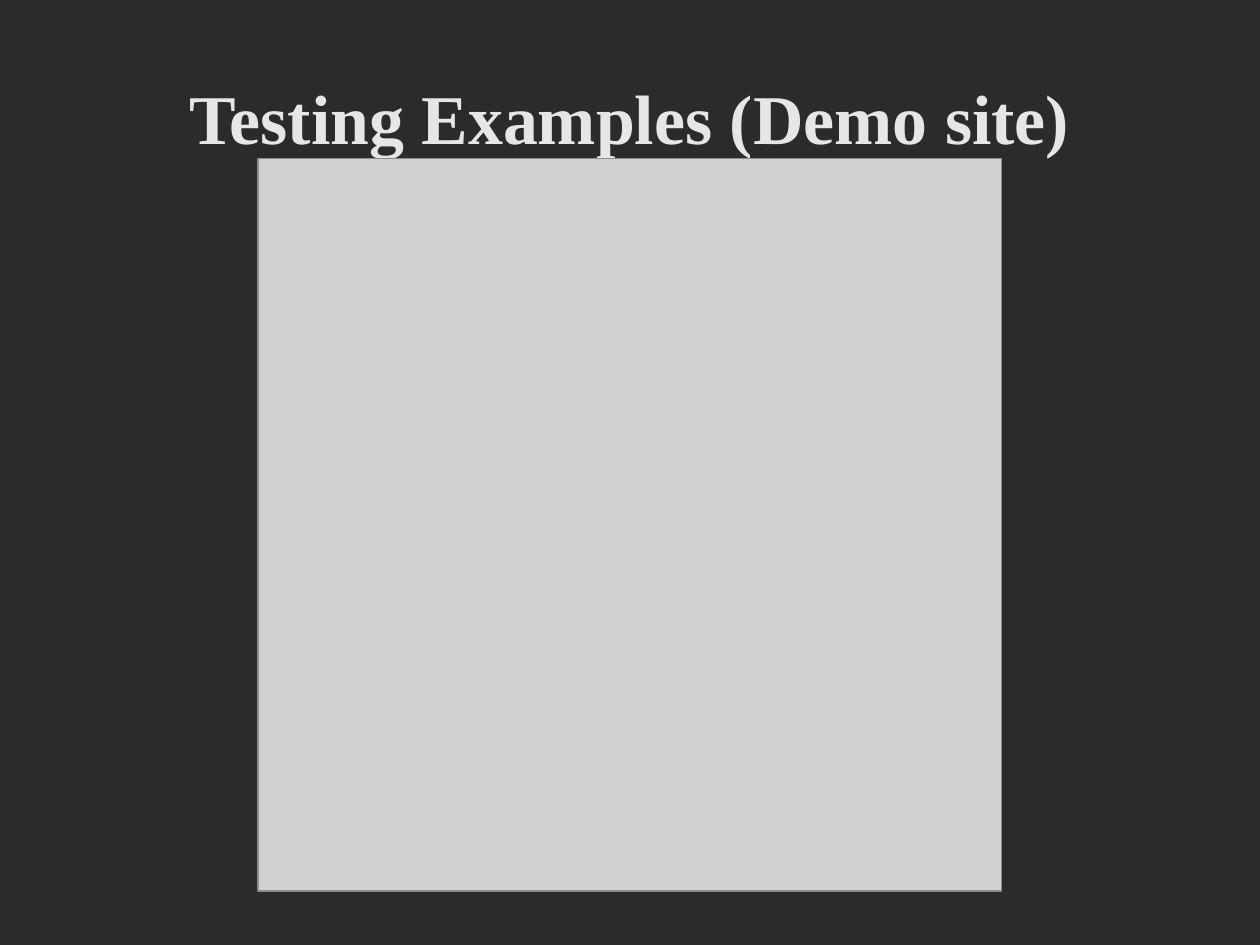
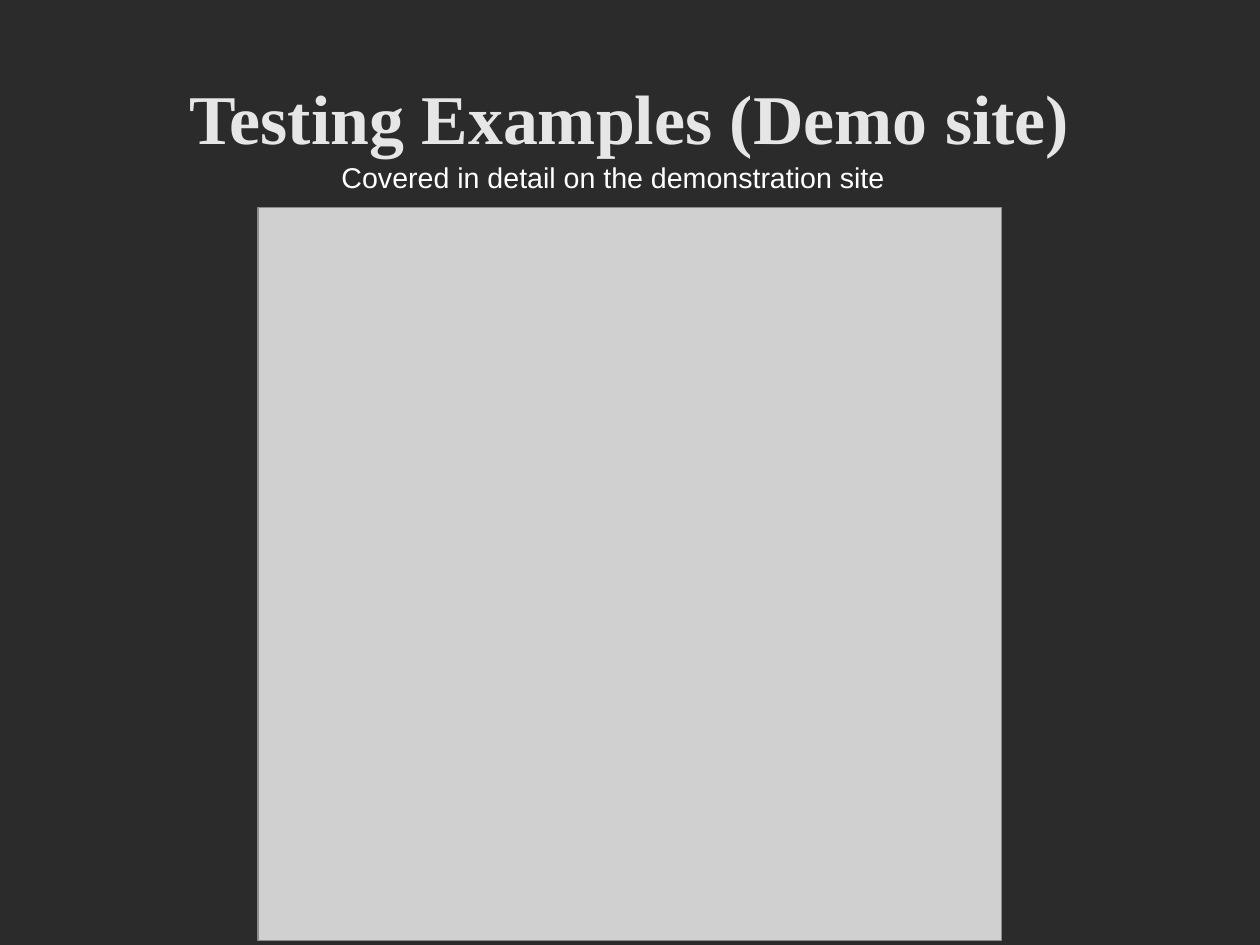
Before and after one commit to dfanica/onesite-unit-test-demo, a slide deck: slide 11 of public/files/presentation.odp (slide 10 before the commit). Drawn at 1260x945 pixels with LibreOffice and Linux fonts; fonts in the diff are those of the drawing; grey boxes stand for pictures; background and template pictures are left out; a plain dark background stands for a picture behind light text. Boxes give left, top, right and bottom in pixels: in the first picture for what was removed or moved away, otherwise in the second. Text is boxed around its words. In the diff, an @@ line names an element or a change of style, - is before the commit and + after.

```diff
--- a/public/files/presentation.odp
+++ b/public/files/presentation.odp
@@ text added at bbox=[341, 167, 884, 189], 18 pt, text #FFFFFF @@
+Covered in detail on the demonstration site
@@ picture: place and size @@
-picture at bbox=[258, 158, 1003, 891]
+picture at bbox=[258, 208, 1003, 941]
```
Also in this commit, not shown: 1 other slide changed, 6 slides added, 2 slides removed, 1 other file.
